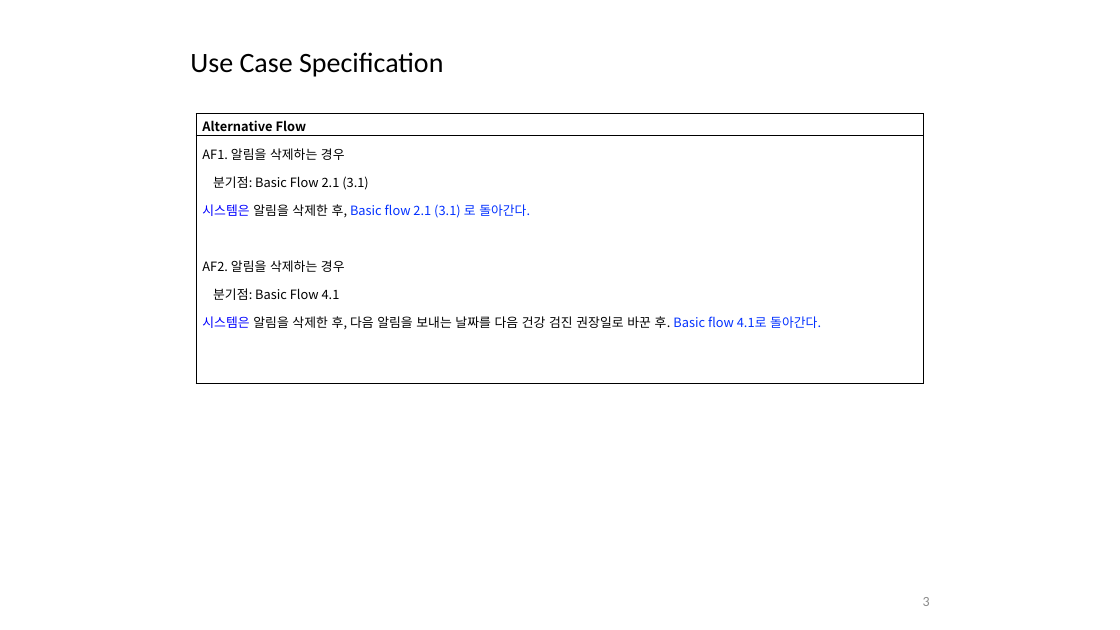
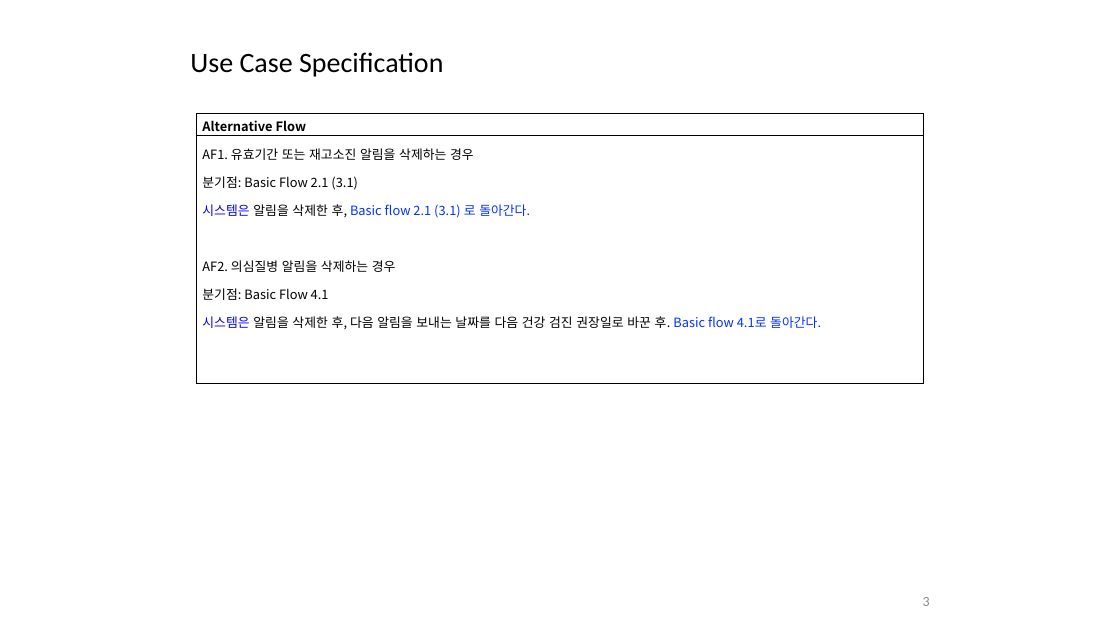
Before and after one commit to jisukim97/ChemicalManagementApplication, a slide deck: slide 3 of Document/4_수정중/Software Requirements Specification 1.0 (혁주 - 알림 usecase).pptx. Drawn at 1120x630 pixels with LibreOffice and Linux fonts; fonts in the diff are those of the drawing. Boxes give left, top, right and bottom in pixels: in the first picture for what was removed or moved away, otherwise in the second. Text is boxed around its words. In the diff, an @@ line names an element or a change of style, - is before the commit and + after.

```diff
--- a/Document/4_수정중/Software Requirements Specification 1.0 (혁주 - 알림 usecase).pptx
+++ b/Document/4_수정중/Software Requirements Specification 1.0 (혁주 - 알림 usecase).pptx
@@ table at [197, 114, 924, 343] @@
-row 2, column 1: AF1. 알림을 삭제하는 경우 / 분기점: Basic Flow 2.1 (3.1) / 시스템은 알림을 삭제한 후, Basic flow 2.1 (3.1) 로 돌아간다. / AF2. 알림을 삭제하는 경우 / 분기점: Basic Flow 4.1 / 시스템은 알림을 삭제한 후, 다음 알림을 보내는 날짜를 다음 건강 검진 권장일로 바꾼 후. Basic flow 4.1로 돌아간다.
+row 2, column 1: AF1. 유효기간 또는 재고소진 알림을 삭제하는 경우 / 분기점: Basic Flow 2.1 (3.1) / 시스템은 알림을 삭제한 후, Basic flow 2.1 (3.1) 로 돌아간다. / AF2. 의심질병 알림을 삭제하는 경우 / 분기점: Basic Flow 4.1 / 시스템은 알림을 삭제한 후, 다음 알림을 보내는 날짜를 다음 건강 검진 권장일로 바꾼 후. Basic flow 4.1로 돌아간다.
```
Also in this commit, not shown: 2 other slides changed, 3 other files.
